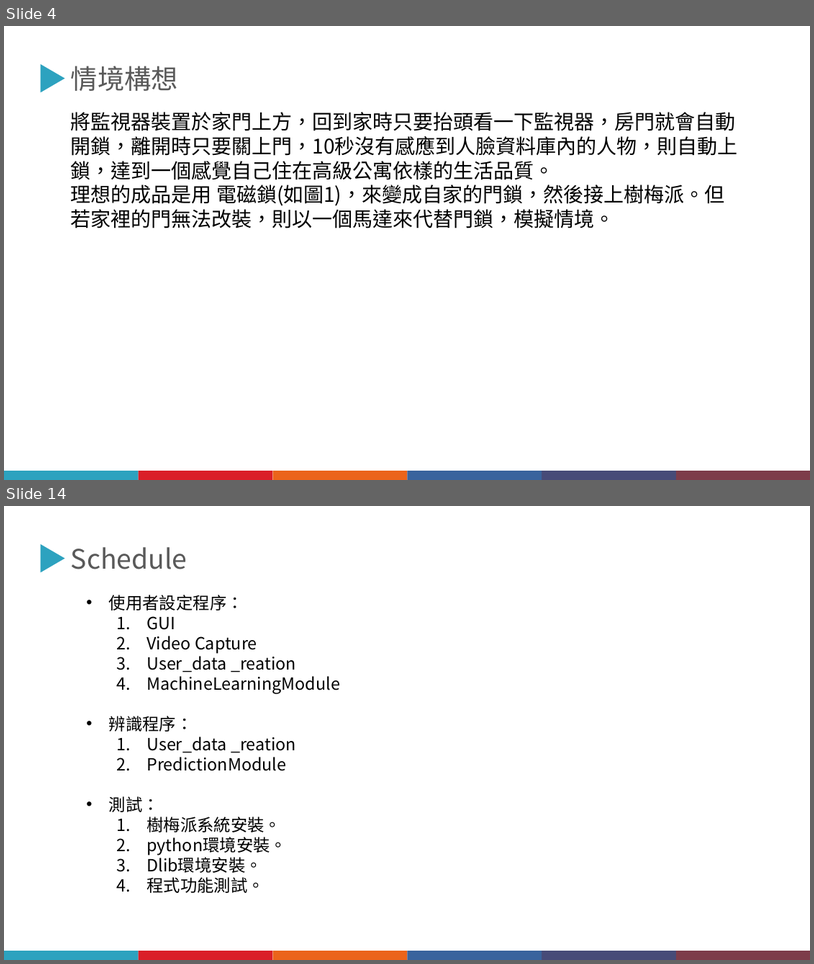
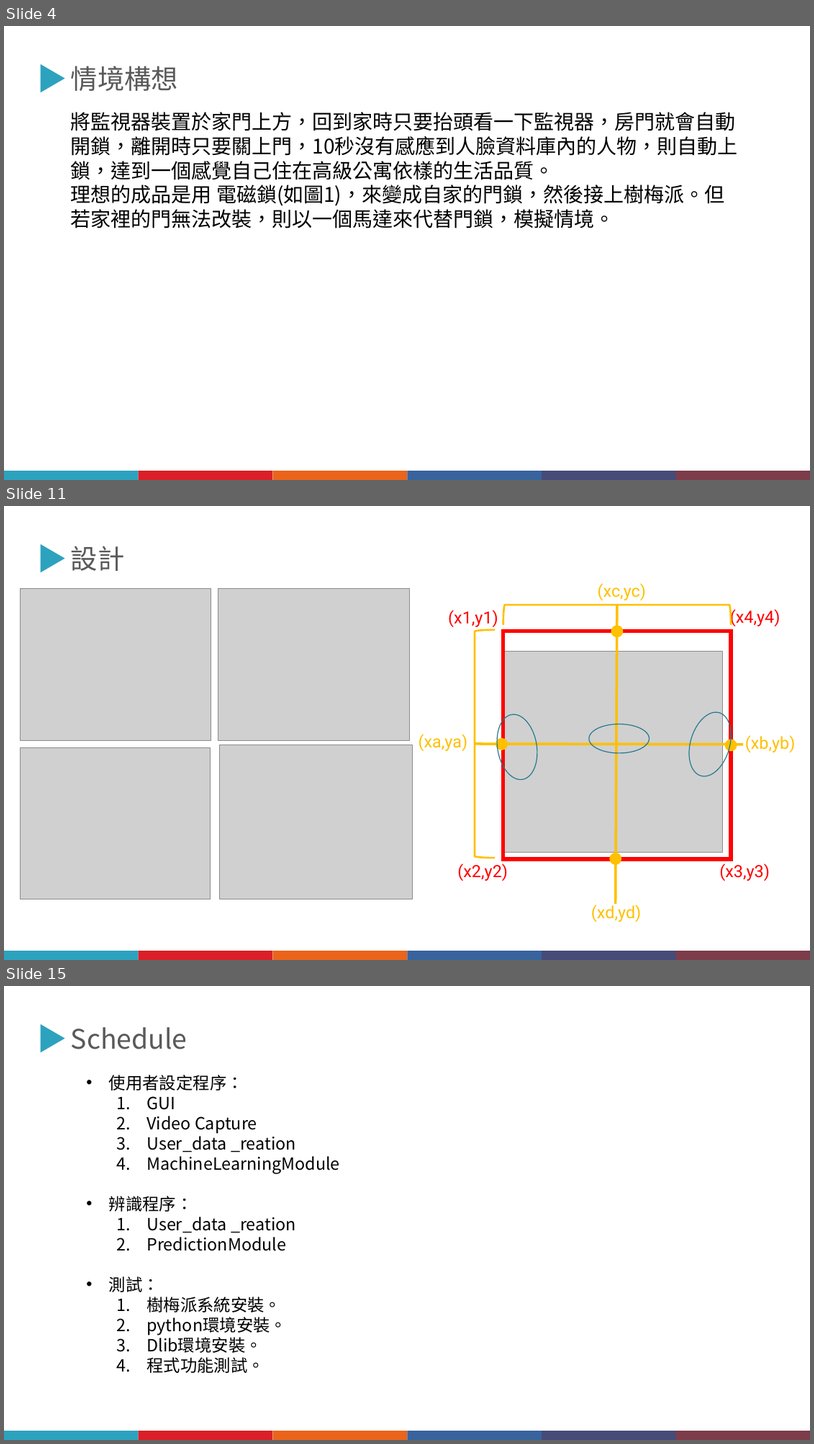
Before and after one commit to JiangXiu01/1091-EmbeddedImageProcessing, a slide deck: 期中報告/1092嵌入式影像_期中報告202105211327.pptx. Shown one above the other, each under a label of ours: slides 4 and 14 before the commit, slides 4, 11 and 15 after it; the slides between them are not shown. The pictures are 814x964 and 814x1444 pixels, drawn with LibreOffice and Linux fonts; fonts in the diff are those of the drawing; grey boxes stand for pictures. Boxes give left, top, right and bottom in pixels: in the first picture for what was removed or moved away, otherwise in the second. Text is boxed around its words. In the diff, an @@ line names an element or a change of style, - is before the commit and + after.

```diff
--- a/期中報告/1092嵌入式影像_期中報告202105211327.pptx
+++ b/期中報告/1092嵌入式影像_期中報告202105211327.pptx
@@ slide 11 added at [4, 506, 810, 960], background #FFFFFF @@
@@ triangle added at [41, 544, 64, 572], fill #2DA2BF @@
@@ text added at [71, 546, 125, 571], 32 pt, text #595959 @@
+設計
@@ group added at [419, 583, 796, 921]: 8 texts, 7 ellipses, 2 left brackets, 2 lines, 1 picture, 1 rectangle @@
+(x1,y1)
+(x2,y2)
+(x4,y4)
+(x3,y3)
+(xa,ya)
+(xc,yc)
+(xb,yb)
+(xd,yd)
@@ group added at [21, 588, 413, 899]: 4 pictures @@
@@ group added at [4, 951, 810, 960]: 6 rectangles @@
@@ what was slide 14 is now slide 15 @@
```
Also in this commit, not shown: 9 slides changed, 3 other slides added, 3 slides removed.
